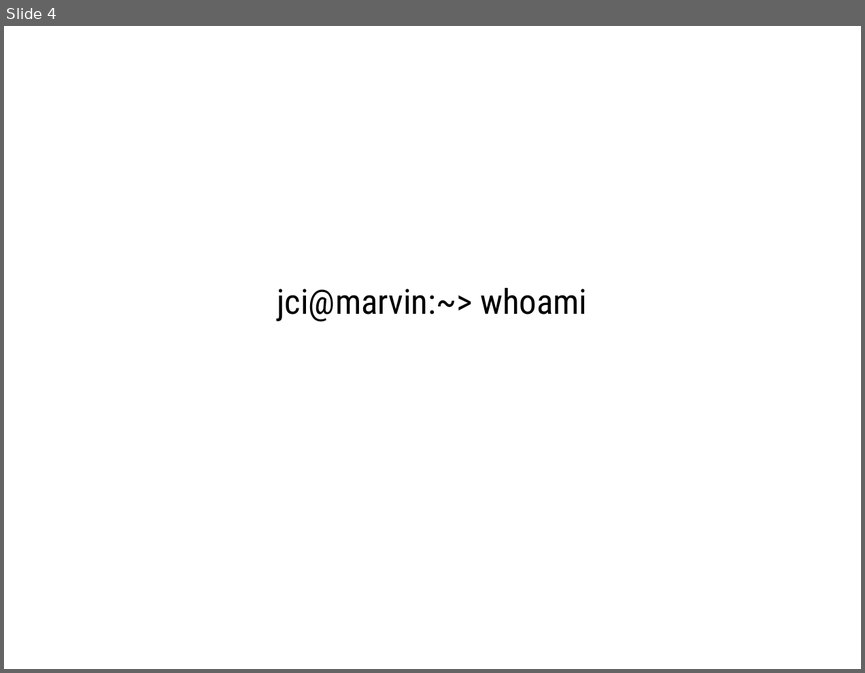
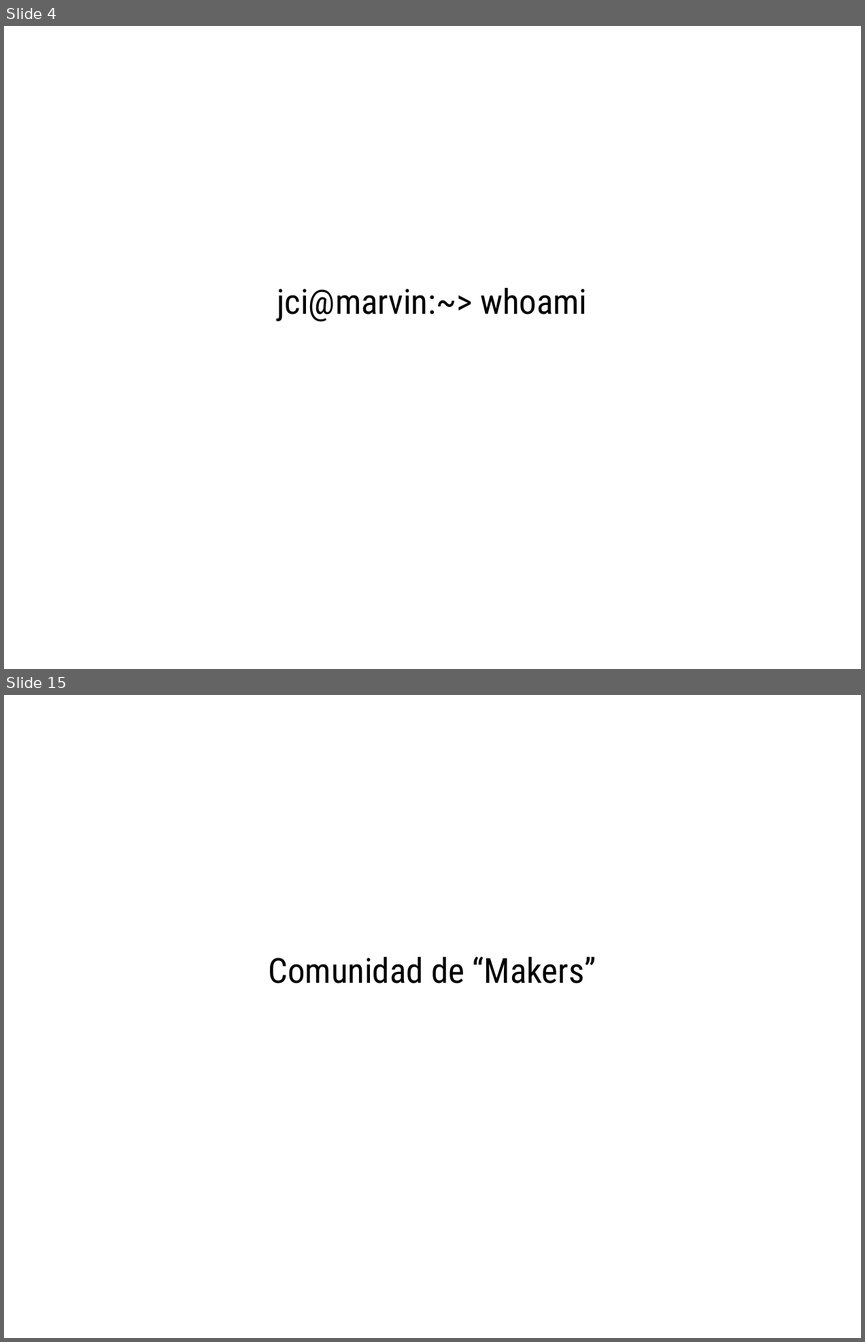
Before and after one commit to jci/charlas, a slide deck: UAT-20171116.odp. Shown one above the other, each under a label of ours: slide 4 before the commit, slides 4 and 15 after it; the slides between them are not shown. The pictures are 865x673 and 865x1342 pixels, drawn with LibreOffice and Linux fonts; fonts in the diff are those of the drawing. Boxes give left, top, right and bottom in pixels: in the first picture for what was removed or moved away, otherwise in the second. Text is boxed around its words. In the diff, an @@ line names an element or a change of style, - is before the commit and + after.

```diff
--- a/UAT-20171116.odp
+++ b/UAT-20171116.odp
@@ slide 15 added at box(4, 695, 861, 1338), background #FFFFFF @@
@@ subtitle added at box(269, 956, 596, 983), 32 pt, text #000000 @@
+Comunidad de “Makers”
```
Also in this commit, not shown: 1 slide changed, 26 other slides added, 5 other files.
